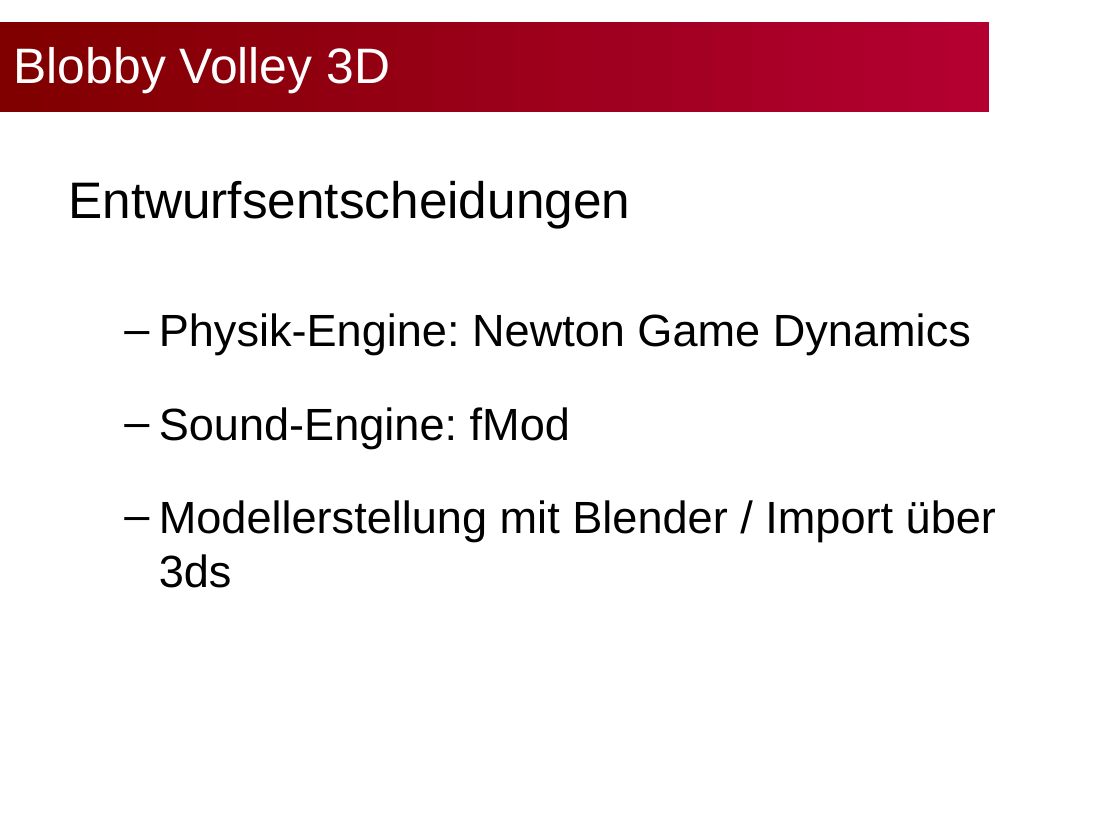
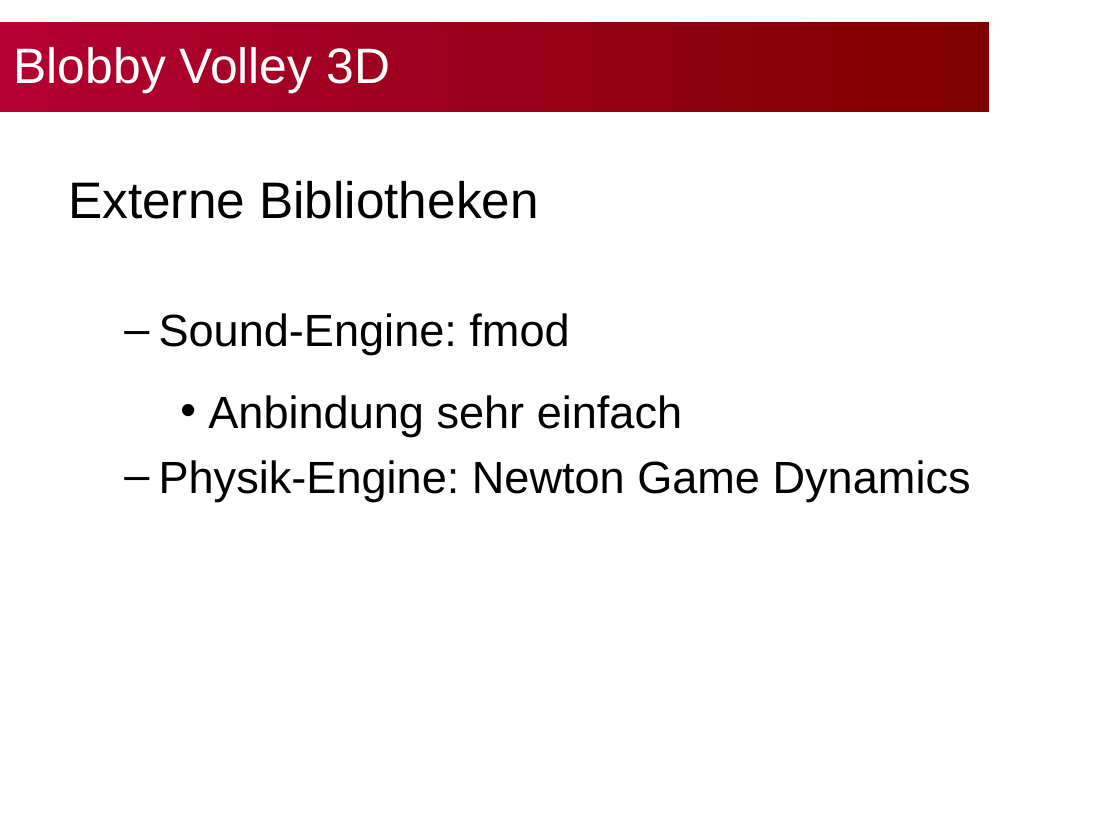
Before and after one commit to bwasty/blobby-volley-3d, a slide deck: slide 8 of Präsentationen/Slides-Abschlusspräsentation.ppt (slide 2 before the commit). Drawn at 1120x840 pixels with LibreOffice and Linux fonts; fonts in the diff are those of the drawing; background and template pictures are left out. Boxes give left, top, right and bottom in pixels: in the first picture for what was removed or moved away, otherwise in the second. Text is boxed around its words. In the diff, an @@ line names an element or a change of style, - is before the commit and + after.

```diff
--- a/Präsentationen/Slides-Abschlusspräsentation.ppt
+++ b/Präsentationen/Slides-Abschlusspräsentation.ppt
@@ rectangle "Blobby Volley 3D" at (0,22,989,112): fill gradient #B30031 to #800000 to gradient #800000 to #B30031 @@
@@ text at (68,180,682,437): text changed; size 33 to 29 pt @@
-Entwurfsentscheidungen
+Externe Bibliotheken
+  – Sound-Engine: fmod
+    • Anbindung sehr einfach
@@ text at (159,407,996,588): paragraphs removed @@
-  – Sound-Engine: fMod
-  – Modellerstellung mit Blender / Import über 3ds
```
Also in this commit, not shown: 7 other slides changed, 3 slides added, 1 slide removed.
